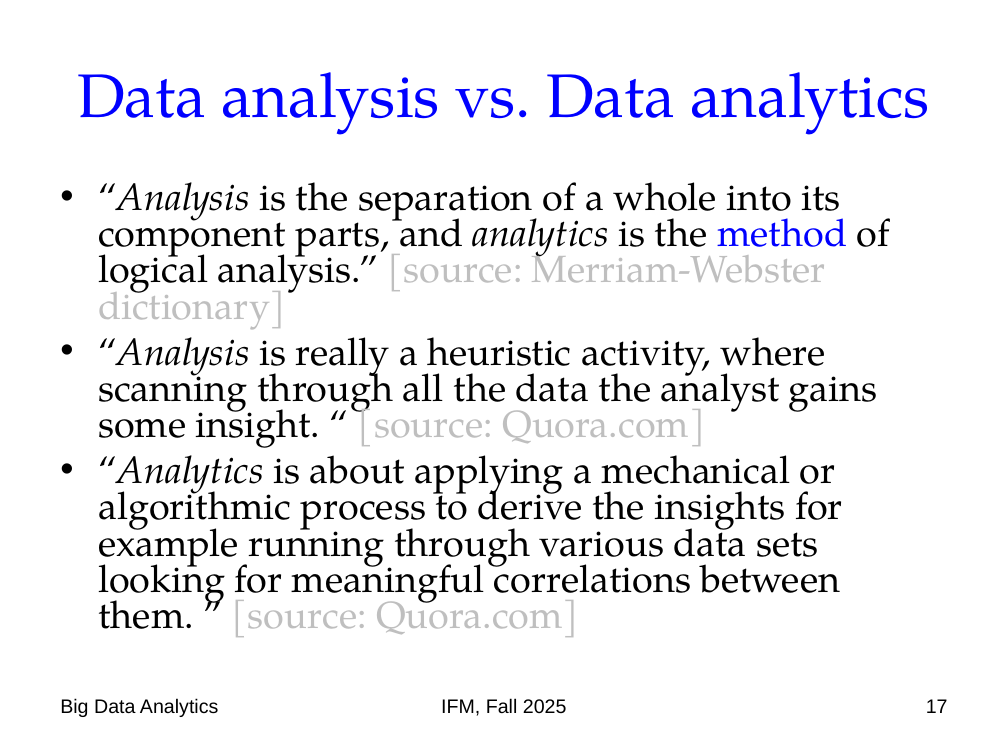
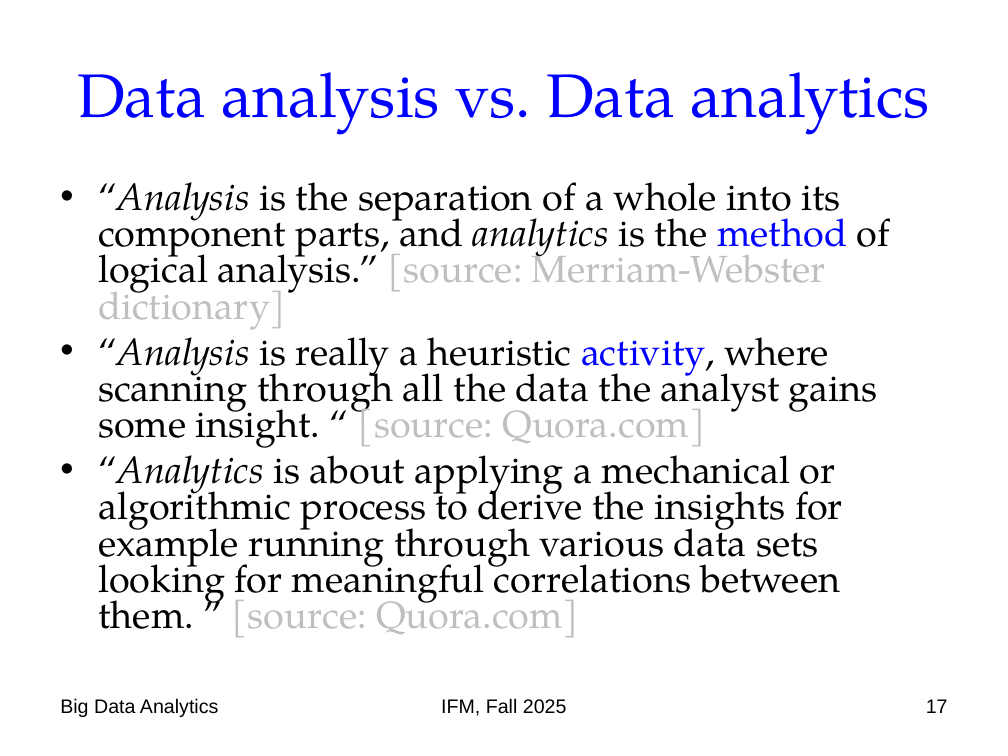
Before and after one commit to chriswjh/chriswjh.github.io, a slide deck: slide 17 of BDA_IFM/00-overview.ppt. Drawn at 1008x756 pixels with LibreOffice and Linux fonts; fonts in the diff are those of the drawing. Boxes give left, top, right and bottom in pixels: in the first picture for what was removed or moved away, otherwise in the second. Text is boxed around its words. In the diff, an @@ line names an element or a change of style, - is before the commit and + after.

```diff
--- a/BDA_IFM/00-overview.ppt
+++ b/BDA_IFM/00-overview.ppt
@@ text at [98,325,877,448]: text colour #000000 to #0000FF in "activity," @@
```
Also in this commit, not shown: 2 other slides changed.
